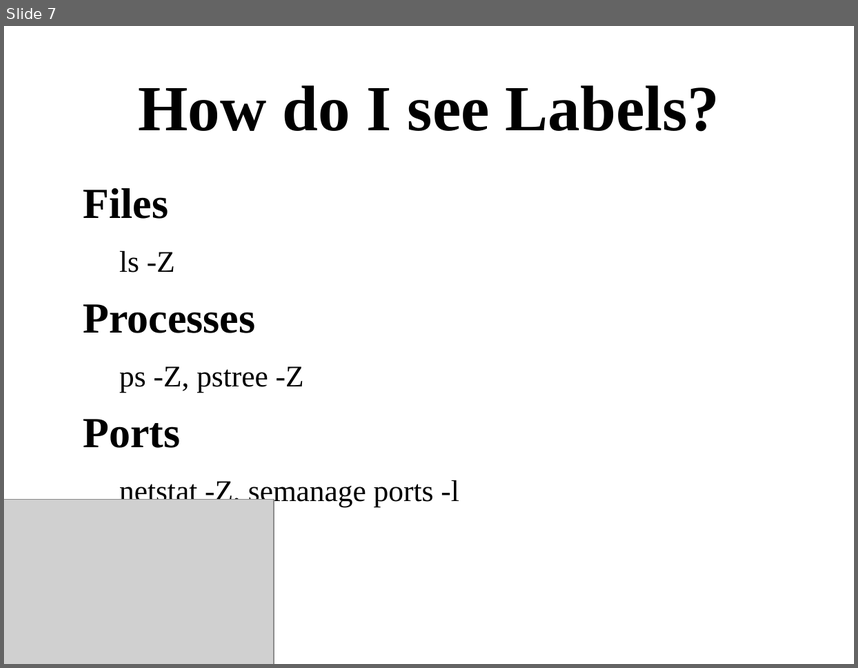
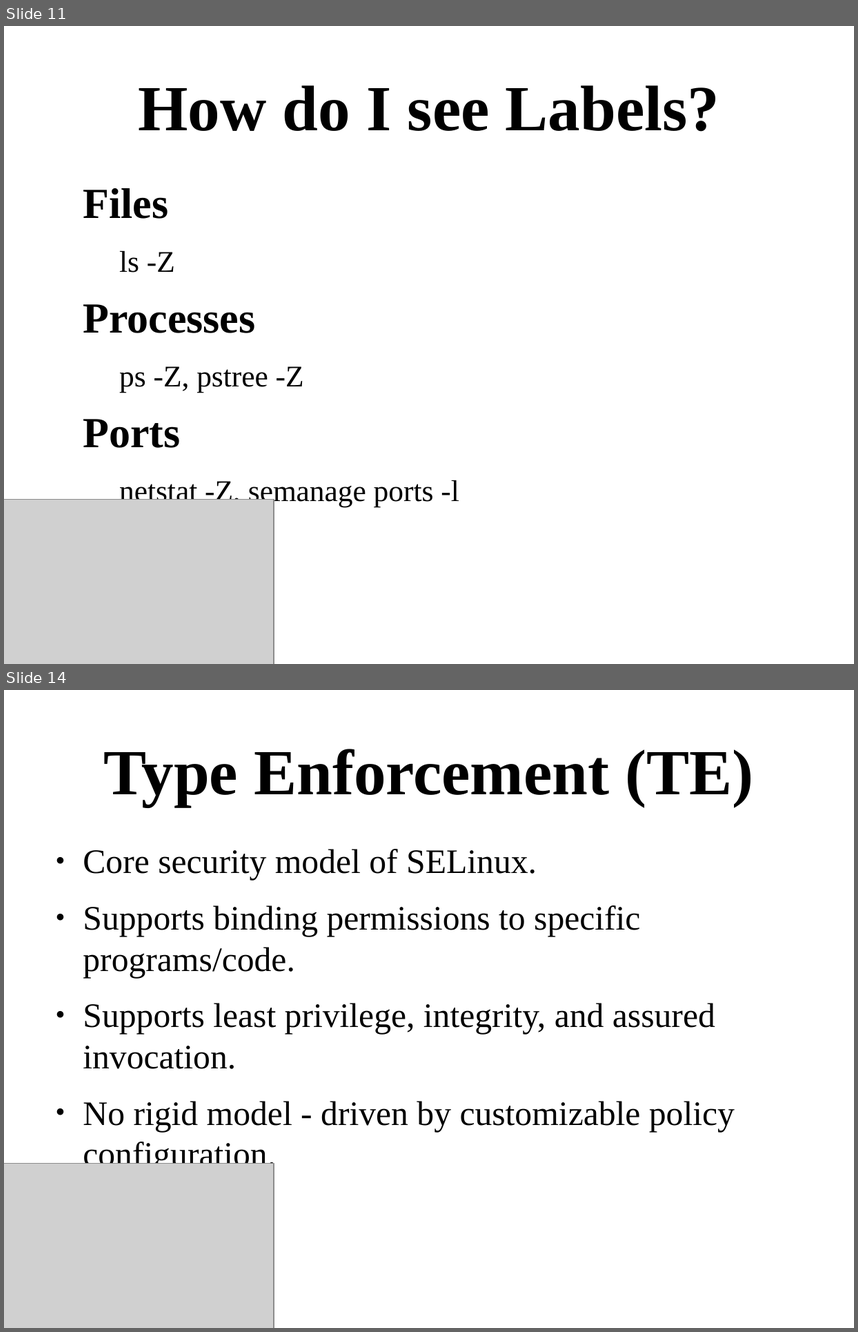
Before and after one commit to Frodox/SELinux-USNA-20150427, a slide deck: SELinux-USNA-20150427.odp. Shown one above the other, each under a label of ours: slide 7 before the commit, slides 11 and 14 after it; the slides between them are not shown. The pictures are 858x668 and 858x1332 pixels, drawn with LibreOffice and Linux fonts; fonts in the diff are those of the drawing; grey boxes stand for pictures. Boxes give left, top, right and bottom in pixels: in the first picture for what was removed or moved away, otherwise in the second. Text is boxed around its words. In the diff, an @@ line names an element or a change of style, - is before the commit and + after.

```diff
--- a/SELinux-USNA-20150427.odp
+++ b/SELinux-USNA-20150427.odp
@@ slide 14 added at (x1=4, y1=690, x2=854, y2=1328), background #FFFFFF @@
@@ title added at (x1=103, y1=749, x2=754, y2=806), 60 pt, text #000000, bold @@
+Type Enforcement (TE)
@@ text added at (x1=83, y1=849, x2=735, y2=1172), 32 pt, text #000000 @@
+● Core security model of SELinux.
+● Supports binding permissions to specific programs/code.
+● Supports least privilege, integrity, and assured invocation.
+● No rigid model - driven by customizable policy configuration.
@@ picture added at (x1=4, y1=1163, x2=274, y2=1328) @@
@@ what was slide 7 is now slide 11 @@
```
Also in this commit, not shown: 2 slides changed, 26 other slides added, 1 slide removed.
